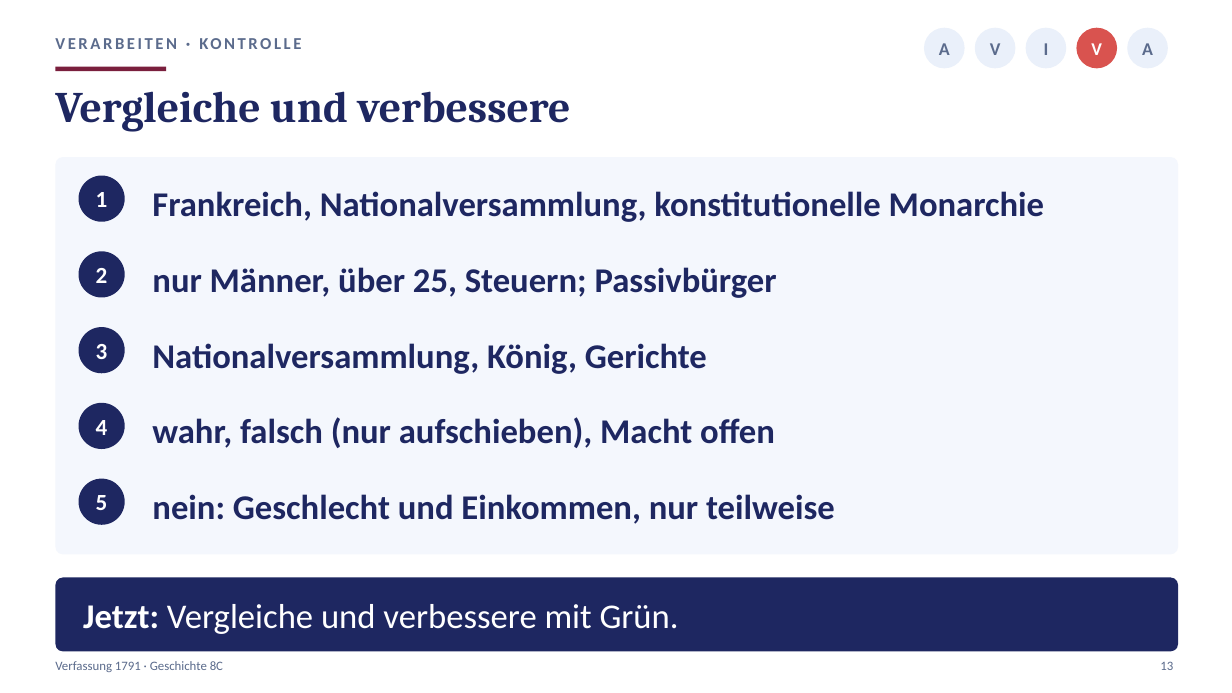
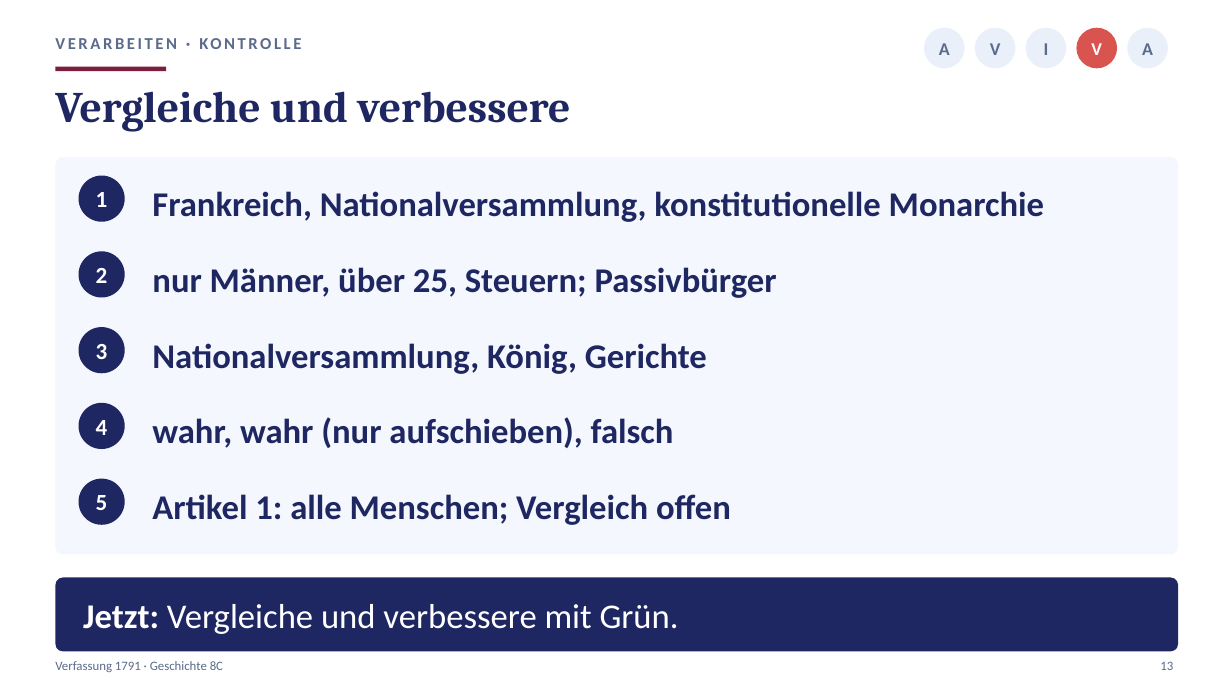
Before and after one commit to golzkonstantin-gif/Schule, a slide deck: slide 13 of Geschichte_8/Stunde5_Verfassung/Praesentation_Stunde5_Verfassung_8C.pptx. Drawn at 1232x693 pixels with LibreOffice and Linux fonts; fonts in the diff are those of the drawing. Boxes give left, top, right and bottom in pixels: in the first picture for what was removed or moved away, otherwise in the second. Text is boxed around its words. In the diff, an @@ line names an element or a change of style, - is before the commit and + after.

```diff
--- a/Geschichte_8/Stunde5_Verfassung/Praesentation_Stunde5_Verfassung_8C.pptx
+++ b/Geschichte_8/Stunde5_Verfassung/Praesentation_Stunde5_Verfassung_8C.pptx
@@ text at [152,417,674,448]: text changed @@
-wahr, falsch (nur aufschieben), Macht offen
+wahr, wahr (nur aufschieben), falsch
@@ text at [152,494,731,525]: text changed @@
-nein: Geschlecht und Einkommen, nur teilweise
+Artikel 1: alle Menschen; Vergleich offen
```
Also in this commit, not shown: 3 other slides changed, 10 other files.
